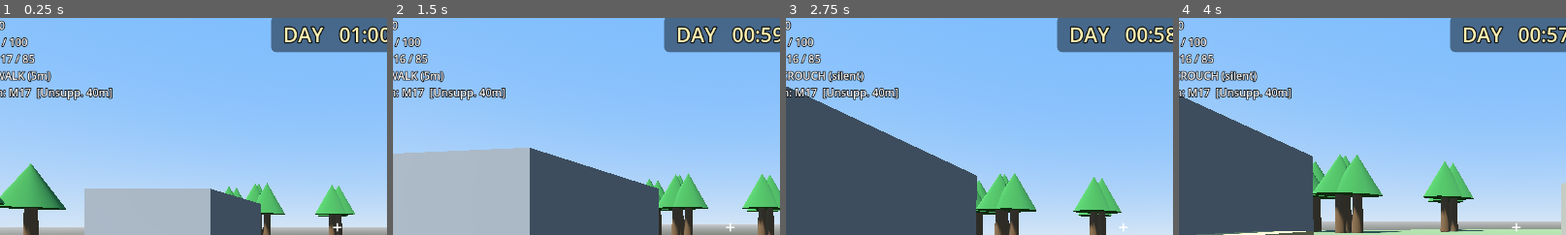
Above: before the commit, frames 1-4 (left to right).
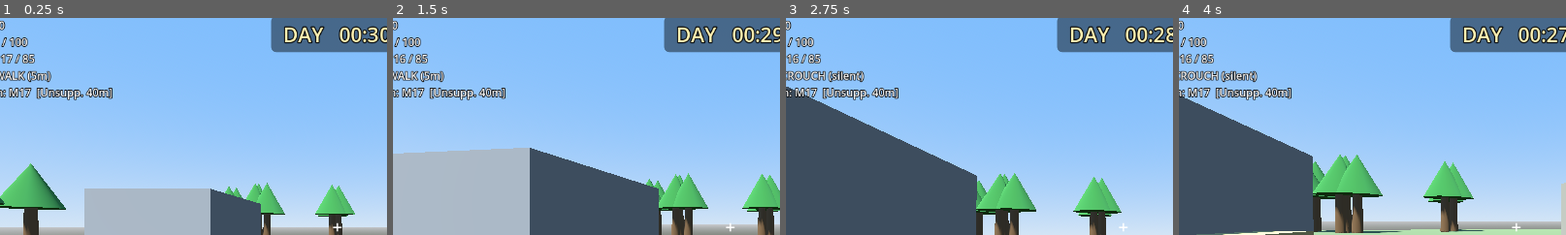
Above: after the commit, the same moments.

Repository: aepibailey/Zombie-Game
Game: Godot game, scene res://scenes/Main.tscn
The game is run twice, just before and just after one commit, with the same random seed, the same clock (stepped at 60 frames per second) and the same inputs.
Inputs (mouse positions are % of the whole screen's width and height, from its top left):
- Up to frame 1 (0.25 s): no input
- Up to frame 2 (1.5 s): tap Enter at 0.5 s; move the mouse to (55, 50) at 0.52 s; hold E (interact) 0.53-1.28 s; hold W from 0.53 s (still down); click (55, 50) at 0.67 s; move the mouse to (45, 50) at 1.27 s; tap Shift at 1.35 s
- Up to frame 3 (2.75 s): keep holding W; tap Space at 2 s; move the mouse to (52, 48) at 2.02 s; tap C at 2.1 s
- Up to frame 4 (4 s): keep holding W; move the mouse to (49, 52) at 2.77 s; tap R at 2.85 s; click (49, 52) at 2.92 s; tap Enter at 3.5 s; move the mouse to (57, 51) at 3.52 s; hold E (interact) from 3.53 s (still down)
The pictures show only the part of the screen within x 7-56%, y 2-52%; the shares and areas given below are measured in that part.

The runs differ from the first frame. In frame 1, 0.3% of the frame differs, in the area x 90-98%, y 3-12%; in frame 2, 0.2%; in frame 3, 0.2%; in frame 4, 0.2%.

Commit message:
Tune cycle: 30s day / 60s night
Co-Authored-By: Claude Opus 4.8 <noreply@anthropic.com>
Claude-Session: https://claude.ai/code/session_01GYUJQnPzi923Fa9UGz9bkd

Diff:
--- a/scripts/GameManager.gd
+++ b/scripts/GameManager.gd
@@ -12,10 +12,10 @@
 enum Phase { DAY, NIGHT }
 
 # --- Tuning ---------------------------------------------------------------
-# Playtest cadence: 60s day / 180s night. (Spec default for a night is 360s /
+# Playtest cadence: 30s day / 60s night. (Spec default for a night is 360s /
 # 6 min; shortened here for faster iteration.)
-const DAY_LENGTH: float = 60.0
-const NIGHT_LENGTH: float = 180.0
+const DAY_LENGTH: float = 30.0
+const NIGHT_LENGTH: float = 60.0
 
 var current_phase: int = Phase.DAY
 var time_left: float = 0.0
